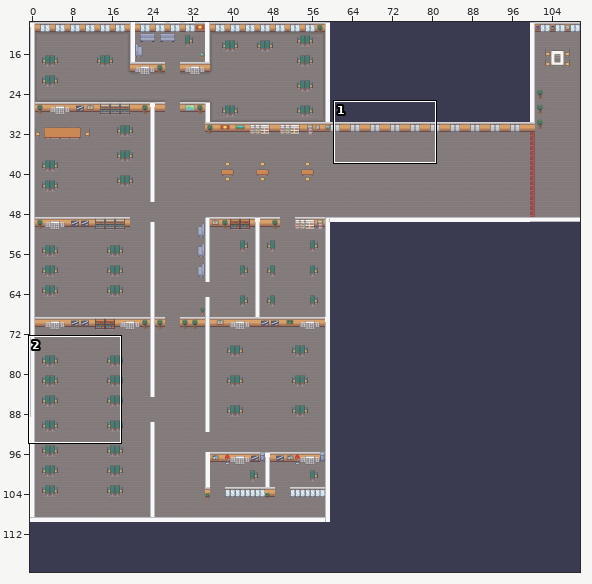
An edit to a level. Tiled map (JSON), public/assets/map/world.json. The first picture is a wide view before the edit; the outline marks the close-up.
Close-up. The starting point:
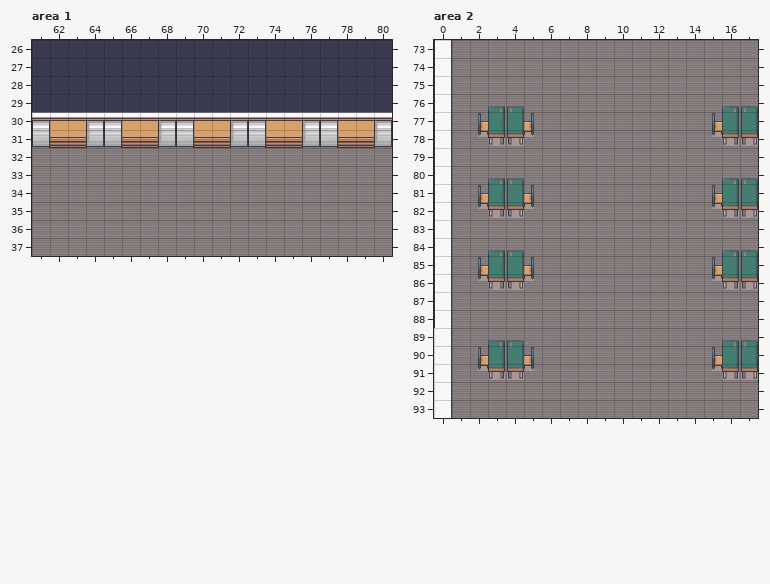
Cells are 32x32 px. Shown: area 1 x 61..80, y 26..37; area 2 x 0..17, y 73..93. The commit also changed other parts of the map, which this record leaves out.
New version:
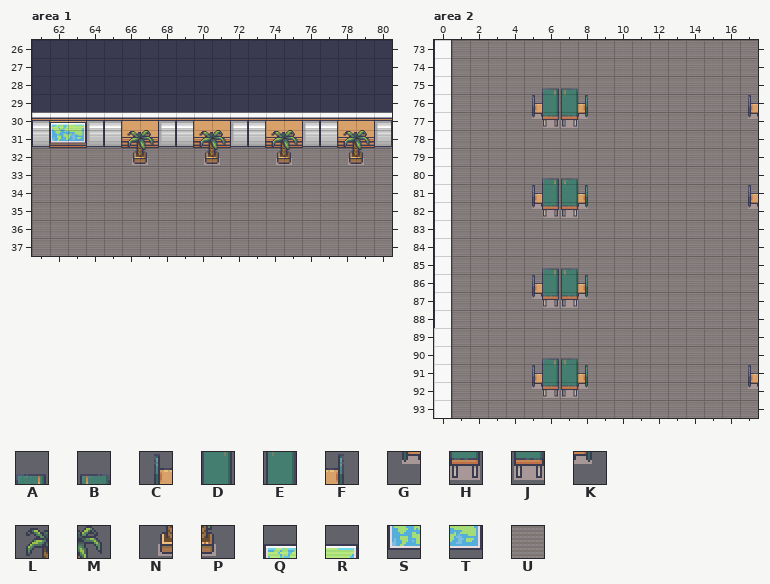
Key: from "Interiors_free_32x32": A 568, B 571, C 583, D 584, E 587, F 588, G 599, H 600, J 603, K 604, L 717, M 718, N 733, P 734, Q 1066, R 1067, S 1082, T 1083; from "Room_Builder_free_32x32": U 219.
_ is an empty cell.
Changes in this commit:
Layer "decorations", area 1:
y 30: x 62..63 __ -> QR
y 31: x 62..63 __ -> ST; x 66..67 __ -> LM; x 70..71 __ -> LM; x 74..75 __ -> LM; x 78..79 __ -> LM
y 32: x 66..67 __ -> NP; x 70..71 __ -> NP; x 74..75 __ -> NP; x 78..79 __ -> NP
Layer "decorations", area 2:
y 75: x 6..7 __ -> AB
y 76: x 3..8 AB____ -> __CDEF; x 16..17 AB -> _C
y 77: x 2..8 CDEF___ -> ___GHJK; x 15..17 CDE -> __G
y 78: x 2..5 GHJK -> ____; x 15..17 GHJ -> ___
y 80: x 3..4 AB -> __; x 6..7 __ -> AB; x 16..17 AB -> __
y 81: x 2..8 CDEF___ -> ___CDEF; x 15..17 CDE -> __C
y 82: x 2..8 GHJK___ -> ___GHJK; x 15..17 GHJ -> __G
y 84: x 3..4 AB -> __; x 16..17 AB -> __
y 85: x 2..7 CDEF__ -> ____AB; x 15..17 CDE -> ___
y 86: x 2..8 GHJK___ -> ___CDEF; x 15..17 GHJ -> ___
y 87: x 5..8 ____ -> GHJK
y 89: x 3..4 AB -> __; x 16..17 AB -> U_
y 90: x 2..7 CDEF__ -> ____AB; x 15..17 CDE -> UU_
y 91: x 2..8 GHJK___ -> ___CDEF; x 15..17 GHJ -> __C
y 92: x 5..8 ____ -> GHJK; x 17 _ -> G
